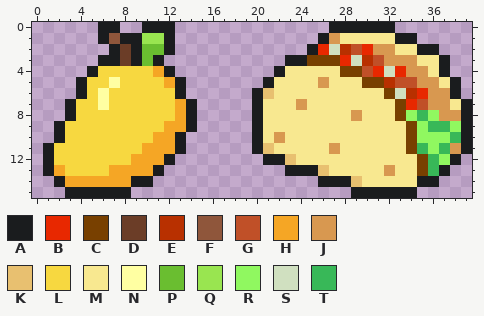
One commit to this pixel-art sprite: ProyectoUnity/Racoon Riot/Assets/Sprites/nivel1_food.png. Above, as it was before the edit.
The file is 40x16 pixels.
Palette (. is transparent): A #1a1c1e  B #e82800  C #784000  D #6b3d27  E #b83000  F #8f563b  G #c05028  H #f5a625  J #d89850  K #e8c070  L #f7d840  M #f8e890  N #ffffa2  P #6abe30  Q #99e550  R #90f860  S #d0e0c0  T #38b858
After the commit:
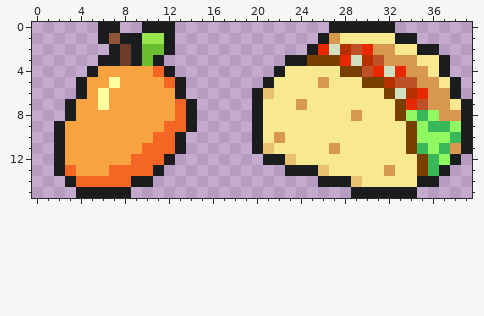
Changes in this commit:
colour H: #f5a625 -> #f56625
colour L: #f7d840 -> #f7a440
y 11..12: x 1..2 AL -> .A
y 13: x 1..3 AHL -> .AH
y 14: x 2..3 AH -> .A
y 15: x 3 A -> .
Pixel boxes of the changes (left, top, right, bottom) in both pictures:
changed: (43, 66, 186, 198)
